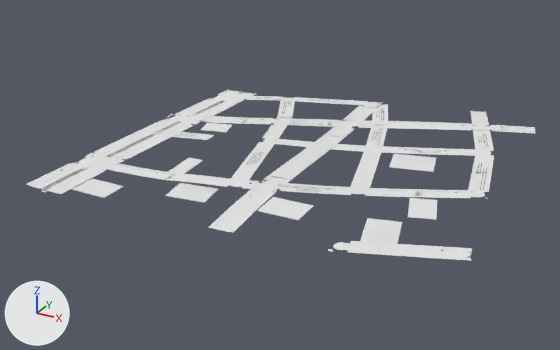
A saved change to the FBX model ArtSource/Blender/World/UnityExport/Cells/SA_M01_02_S01_01/Roads.fbx.
Before and after are seen from a 50 mm lens placed at (-2404.0, -2068.0, 223.0), pointed at (-2640.0, -1639.0, 8.0). Lighting does not change. The marker at lower left points along +X, +Y and +Z. The first picture is the older version. Vertices at exactly the same position are counted once.

The first picture shows 'EXPORT_OT_Roads_SA_M01_02_S01_01'.
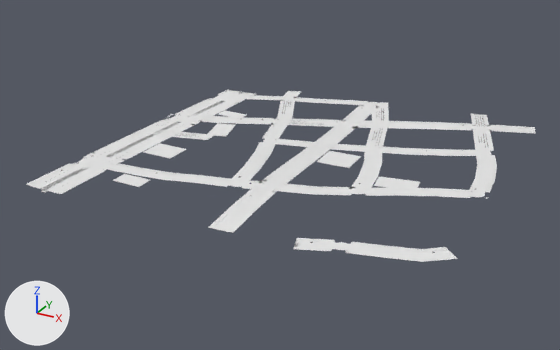
Changed parts and their boxes (x1, y1, x2, y2) in the pictures (560 x 350 px; the box of a moved part takes in the faces that stretch with it):
'EXPORT_OT_Roads_SA_M01_02_S01_01', reshaped
    before: (26, 90, 536, 261)
    after: (26, 90, 536, 262)
part 1 of me_ot_roads_sa_m01_02_s01_01_002, moved or reshaped (not visible afterwards)
    before: (72, 178, 124, 198)
part 2 of me_ot_roads_sa_m01_02_s01_01_002, moved or reshaped (not visible afterwards)
    before: (168, 158, 203, 174)
part 3 of me_ot_roads_sa_m01_02_s01_01_002, moved or reshaped
    before: (201, 123, 232, 132)
    after: (143, 143, 186, 159)
part 4 of me_ot_roads_sa_m01_02_s01_01_002, moved or reshaped
    before: (389, 154, 436, 172)
    after: (317, 151, 361, 168)
part 5 of me_ot_roads_sa_m01_02_s01_01_002, moved or reshaped (not visible before)
    after: (113, 174, 150, 187)
part 6 of me_ot_roads_sa_m01_02_s01_01_002, moved or reshaped
    before: (408, 198, 437, 220)
    after: (374, 176, 420, 188)
part 7 of me_ot_roads_sa_m01_02_s01_01_002, deleted
    before: (73, 102, 482, 247)
part 8 of me_ot_roads_sa_m01_02_s01_01_002, moved or reshaped
    before: (67, 95, 503, 261)
    after: (67, 91, 497, 262)
part 9 of me_ot_roads_sa_m01_02_s01_01_002, recoloured
    before: (487, 170, 492, 180)
part 10 of me_ot_roads_sa_m01_02_s01_01_002, recoloured
    before: (316, 185, 457, 198)
    after: (314, 186, 457, 197)
part 11 of me_ot_roads_sa_m01_02_s01_01_002, recoloured
    before: (438, 191, 452, 192)
    after: (405, 188, 451, 191)
part 12 of me_ot_roads_sa_m01_02_s01_01_002, recoloured
    after: (258, 164, 496, 187)
part 13 of me_ot_roads_sa_m01_02_s01_01_002, recoloured
    before: (254, 163, 376, 184)
part 14 of me_ot_roads_sa_m01_02_s01_01_002, recoloured
    before: (442, 153, 466, 155)
    after: (447, 154, 468, 156)
part 15 of me_ot_roads_sa_m01_02_s01_01_002, recoloured
    before: (261, 99, 443, 155)
    after: (262, 99, 447, 156)
part 16 of me_ot_roads_sa_m01_02_s01_01_002, recoloured
    before: (405, 189, 457, 192)
    after: (404, 189, 449, 191)
part 17 of me_ot_roads_sa_m01_02_s01_01_002, recoloured
    before: (352, 147, 467, 190)
    after: (354, 147, 468, 189)

Diff of the bpy script that builds the scene:
```diff
--- a/ArtSource/Blender/World/UnityExport/Cells/SA_M01_02_S01_01/Roads.fbx.py
+++ b/ArtSource/Blender/World/UnityExport/Cells/SA_M01_02_S01_01/Roads.fbx.py
@@ me_ot_roads_sa_m01_02_s01_01_002 @@
-me_ot_roads_sa_m01_02_s01_01_002.from_pydata(...)  # 12324 vertices, 7080 faces; spans x -2764.0..-2483.0, y -1753.0..-1490.0, z 16.0..32.0
+me_ot_roads_sa_m01_02_s01_01_002.from_pydata(...)  # 11660 vertices, 6935 faces; spans x -2764.0..-2489.0, y -1753.0..-1494.0, z 16.0..32.0
+# me_ot_roads_sa_m01_02_s01_01_002 part 1: the loose piece of 8 vertices spanning x -2730.0..-2704.0, y -1744.0..-1726.0, z 20.0 is scaled about its middle by (0.046, 0.0937, 0.0114), then moved by (74.0, 48.0, 5.0), in mat_decal_oleo (dark grey #2c2c30)
+# me_ot_roads_sa_m01_02_s01_01_002 part 2: the loose piece of 8 vertices spanning x -2693.0..-2680.0, y -1697.0..-1669.0, z 22.0 is scaled about its middle by (0.162, 0.131, 0.109), then moved by (30.0, 55.0, 1.0), in mat_asfalto_gasto
+# me_ot_roads_sa_m01_02_s01_01_002 part 3: the loose piece of 8 vertices spanning x -2725.0..-2701.0, y -1616.0..-1595.0, z 19.0..20.0 is turned -15.3 degrees about the z axis through its middle and scaled by 1.15, then moved by (-5.0, -58.0, 0.0)
+# me_ot_roads_sa_m01_02_s01_01_002 part 4: the loose piece of 8 vertices spanning x -2571.0..-2538.0, y -1627.0..-1597.0, z 25.0..26.0 is turned -11.4 degrees about the z axis through its middle and scaled by 0.853, then moved by (-47.0, -14.0, -2.0), in mat_terra
+# me_ot_roads_sa_m01_02_s01_01_002 part 5: the loose piece of 8 vertices spanning x -2757.0, y -1701.0, z 20.0 is scaled about its middle by (83.4, 48.2, 53.3), then moved by (52.0, -15.0, 0.0), in mat_terra
+# me_ot_roads_sa_m01_02_s01_01_002 part 6: the loose piece of 8 vertices spanning x -2535.0..-2513.0, y -1695.0..-1666.0, z 28.0 is turned 82.9 degrees about the z axis through its middle, then moved by (-27.0, 29.0, -2.0)
+# me_ot_roads_sa_m01_02_s01_01_002 part 7: 92 loose pieces with 788 vertices, spanning x -2728.0..-2500.0, y -1745.0..-1499.0, z 20.0..31.0, are deleted
+# me_ot_roads_sa_m01_02_s01_01_002 part 8: 524 vertices moved from x -2760.0..-2494.0, y -1744.0..-1501.0, z 18.0..32.0 to x -2759.0..-2493.0, y -1744.0..-1501.0, z 18.0..32.0; 1448 vertices removed from x -2760.0..-2483.0, y -1746.0..-1490.0, z 18.0..32.0; 1572 vertices added at x -2760.0..-2489.0, y -1752.0..-1494.0, z 18.0..32.0
+# me_ot_roads_sa_m01_02_s01_01_002 part 9: 4 faces spanning x -2503.0..-2499.0, y -1629.0..-1613.0, z 31.0 switch from mat_calcada to mat_meio_fio
+# me_ot_roads_sa_m01_02_s01_01_002 part 10: 7 faces spanning x -2594.0..-2510.0, y -1680.0..-1659.0, z 26.0..30.0 switch from mat_calcada to mat_cimentado
+# me_ot_roads_sa_m01_02_s01_01_002 part 11: 4 faces spanning x -2543.0..-2516.0, y -1660.0..-1651.0, z 28.0..30.0 switch from mat_meio_fio to mat_piso_intertravado
+# me_ot_roads_sa_m01_02_s01_01_002 part 12: 5 faces spanning x -2642.0..-2496.0, y -1669.0..-1621.0, z 25.0..31.0 switch from mat_meio_fio to mat_pedra_portuguesa
+# me_ot_roads_sa_m01_02_s01_01_002 part 13: 5 faces spanning x -2642.0..-2566.0, y -1669.0..-1634.0, z 25.0..27.0 switch from mat_piso_intertravado to mat_meio_fio
+# me_ot_roads_sa_m01_02_s01_01_002 part 14: 4 faces spanning x -2537.0..-2524.0, y -1597.0..-1591.0, z 28.0..29.0 switch from mat_piso_intertravado to mat_pedra_portuguesa
+# me_ot_roads_sa_m01_02_s01_01_002 part 15: 6 faces spanning x -2718.0..-2537.0, y -1600.0..-1524.0, z 19.0..28.0 switch from mat_piso_intertravado to mat_cimentado
+# me_ot_roads_sa_m01_02_s01_01_002 part 16: 3 faces spanning x -2543.0..-2516.0, y -1660.0..-1653.0, z 28.0..30.0 switch from mat_cimentado to mat_meio_fio
+# me_ot_roads_sa_m01_02_s01_01_002 part 17: 19 faces spanning x -2588.0..-2526.0, y -1669.0..-1582.0, z 25.0..29.0 switch from mat_cimentado to mat_piso_intertravado
+# other edits to the shape of me_ot_roads_sa_m01_02_s01_01_002 do not show in these pictures
 me_ot_roads_sa_m01_02_s01_01_002.materials.append(mat_asfalto)
```
